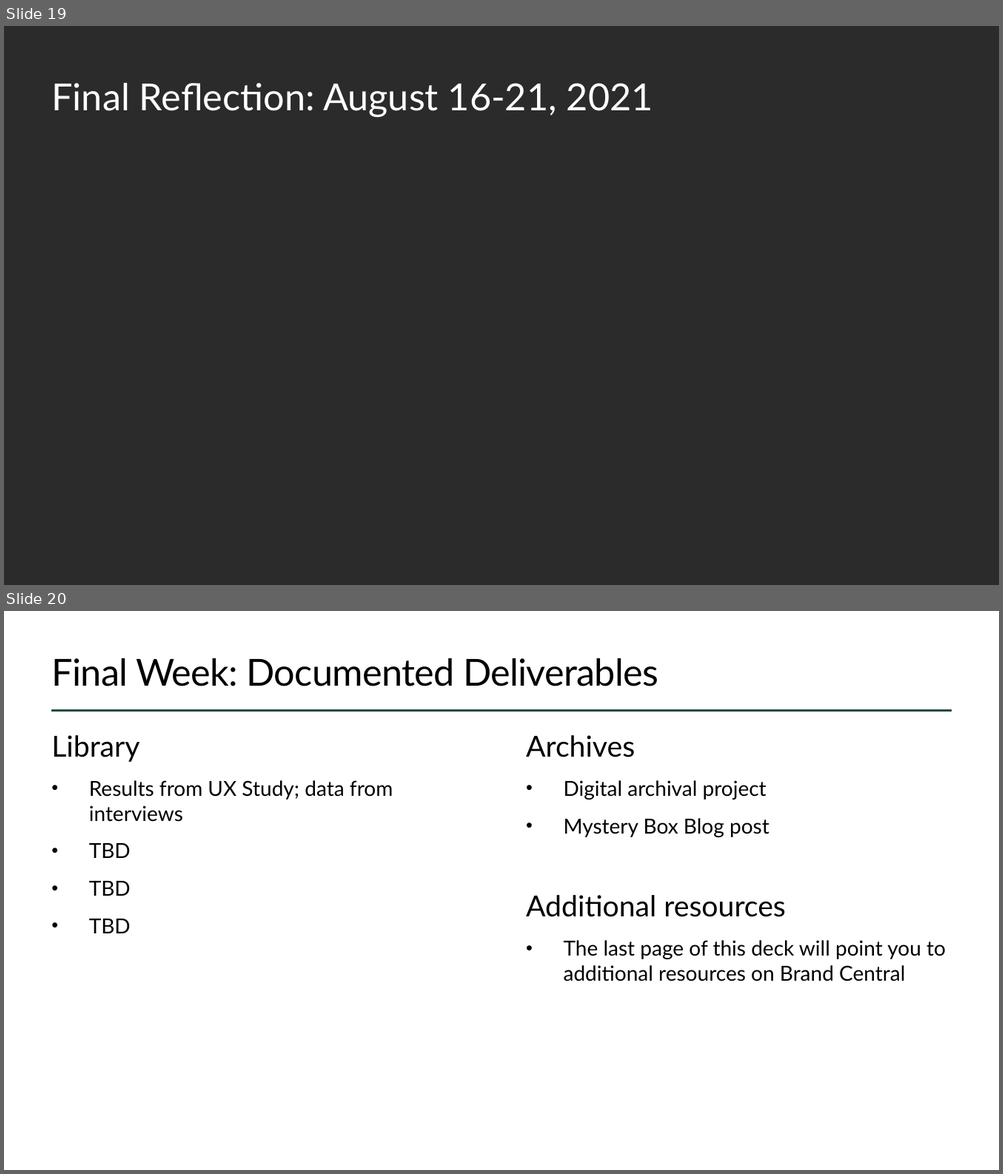
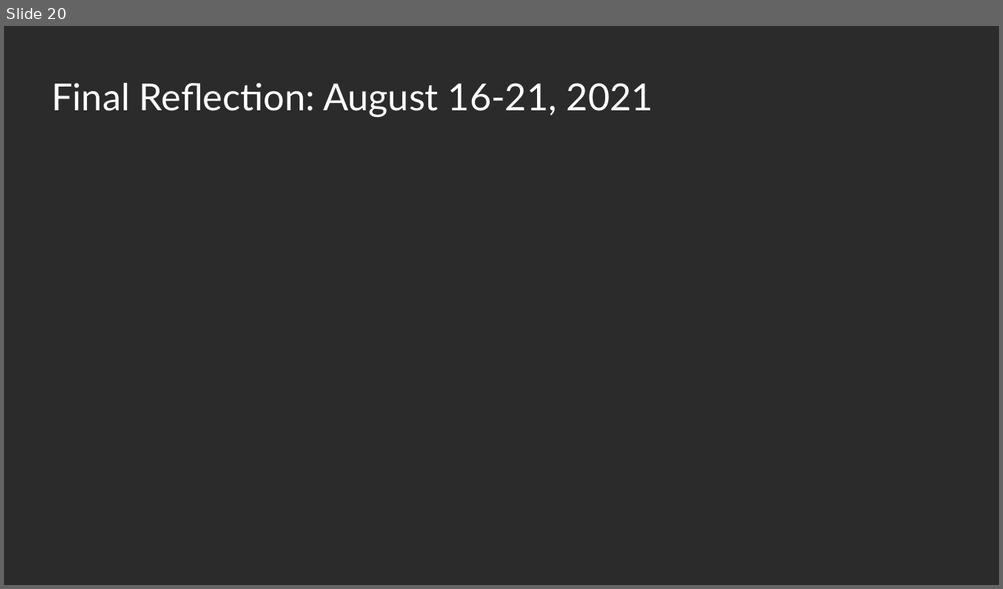
Before and after one commit to ewhinihan/dfw_mslibrary, a slide deck: DFW_MSLibraryArchives_WeeklyLearnings.pptx. Shown one above the other, each under a label of ours: slides 19 and 20 before the commit, slide 20 after it. The pictures are 1003x1174 and 1003x589 pixels, drawn with LibreOffice and Linux fonts; fonts in the diff are those of the drawing; background and template pictures are left out; a plain dark background stands for a picture behind light text. Boxes give left, top, right and bottom in pixels: in the first picture for what was removed or moved away, otherwise in the second. Text is boxed around its words. In the diff, an @@ line names an element or a change of style, - is before the commit and + after.

```diff
--- a/DFW_MSLibraryArchives_WeeklyLearnings.pptx
+++ b/DFW_MSLibraryArchives_WeeklyLearnings.pptx
@@ slide 20 removed at [4,611,999,1170], background #FFFFFF @@
@@ title removed at [52,658,658,686] @@
-Final Week: Documented Deliverables
@@ line removed from (52, 710) to (951, 710) @@
@@ text removed at [51,735,392,934] @@
-Library
-• Results from UX Study; data from interviews
-• TBD
-• TBD
-• TBD
@@ text removed at [526,735,945,982] @@
-Archives
-• Digital archival project
-• Mystery Box Blog post
-Additional resources
-• The last page of this deck will point you to additional resources on Brand Central
@@ what was slide 19 is now slide 20 @@
```
Also in this commit, not shown: 4 slides added, 18 other slides removed.
